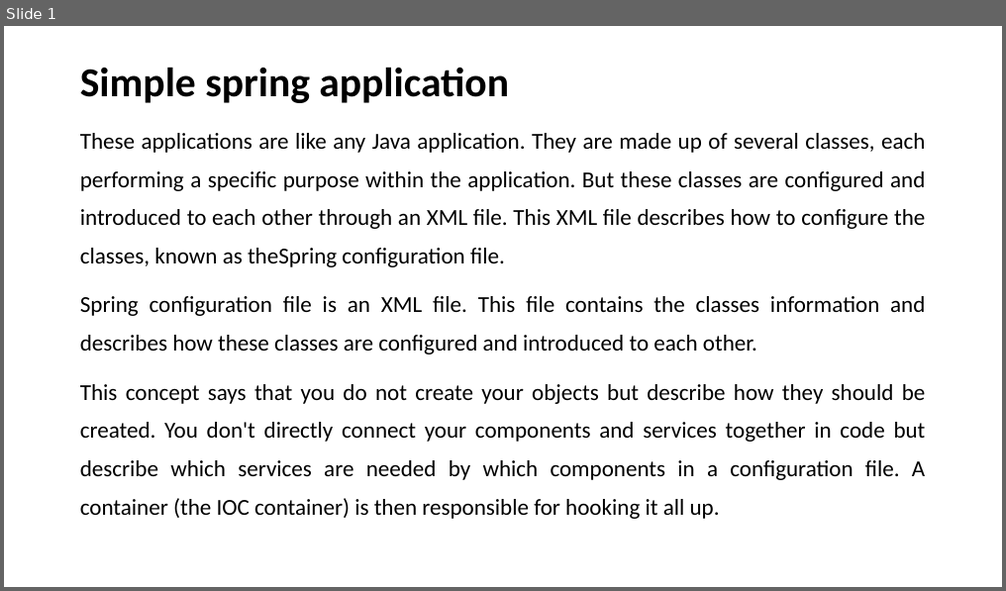
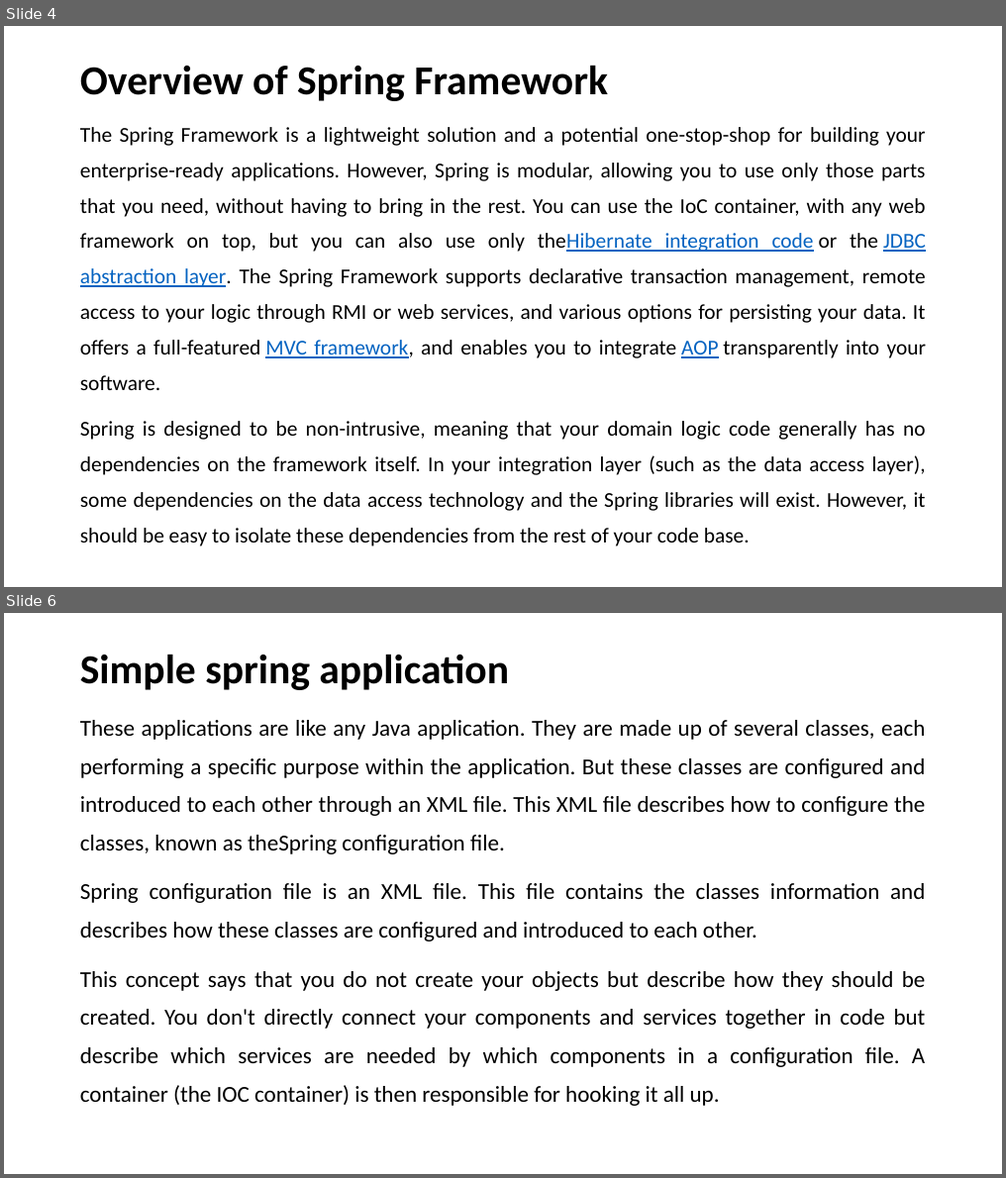
Before and after one commit to sunilkumargupta/springhibernatesession, a slide deck: task02/Spring Task02.pptx. Shown one above the other, each under a label of ours: slide 1 before the commit, slides 4 and 6 after it; the slides between them are not shown. The pictures are 1006x591 and 1006x1178 pixels, drawn with LibreOffice and Linux fonts; fonts in the diff are those of the drawing. Boxes give left, top, right and bottom in pixels: in the first picture for what was removed or moved away, otherwise in the second. Text is boxed around its words. In the diff, an @@ line names an element or a change of style, - is before the commit and + after.

```diff
--- a/task02/Spring Task02.pptx
+++ b/task02/Spring Task02.pptx
@@ slide 4 added at [4, 26, 1002, 587], background #FFFFFF @@
@@ title added at [80, 65, 608, 101], 39.6 pt, text #000000, bold @@
+Overview of Spring Framework
@@ text added at [80, 127, 926, 543], 20.4 pt, text #000000 @@
+The Spring Framework is a lightweight solution and a potential one-stop-shop for building your enterprise-ready applications. However, Spring is modular, allowing you to use only those parts that you need, without having to bring in the rest. You can use the IoC container, with any web framework on top, but you can also use only theHibernate integration code or the JDBC abstraction layer. The Spring Framework supports declarative transaction management, remote access to your logic through RMI or web services, and various options for persisting your data. It offers a full-featured MVC framework, and enables you to integrate AOP transparently into your software.
+Spring is designed to be non-intrusive, meaning that your domain logic code generally has no dependencies on the framework itself. In your integration layer (such as the data access layer), some dependencies on the data access technology and the Spring libraries will exist. However, it should be easy to isolate these dependencies from the rest of your code base.
@@ what was slide 1 is now slide 6 @@
```
Also in this commit, not shown: 4 other slides added.
